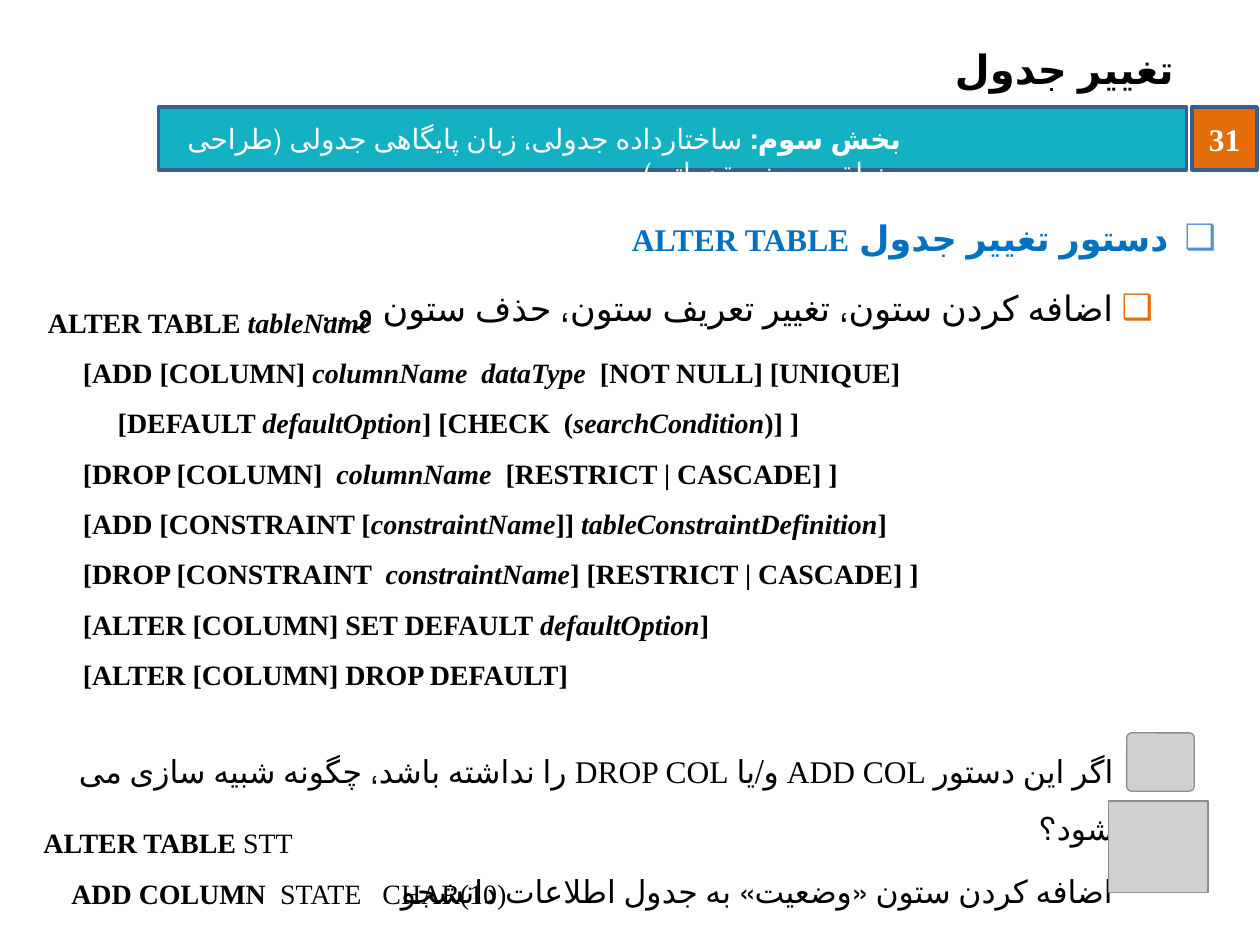
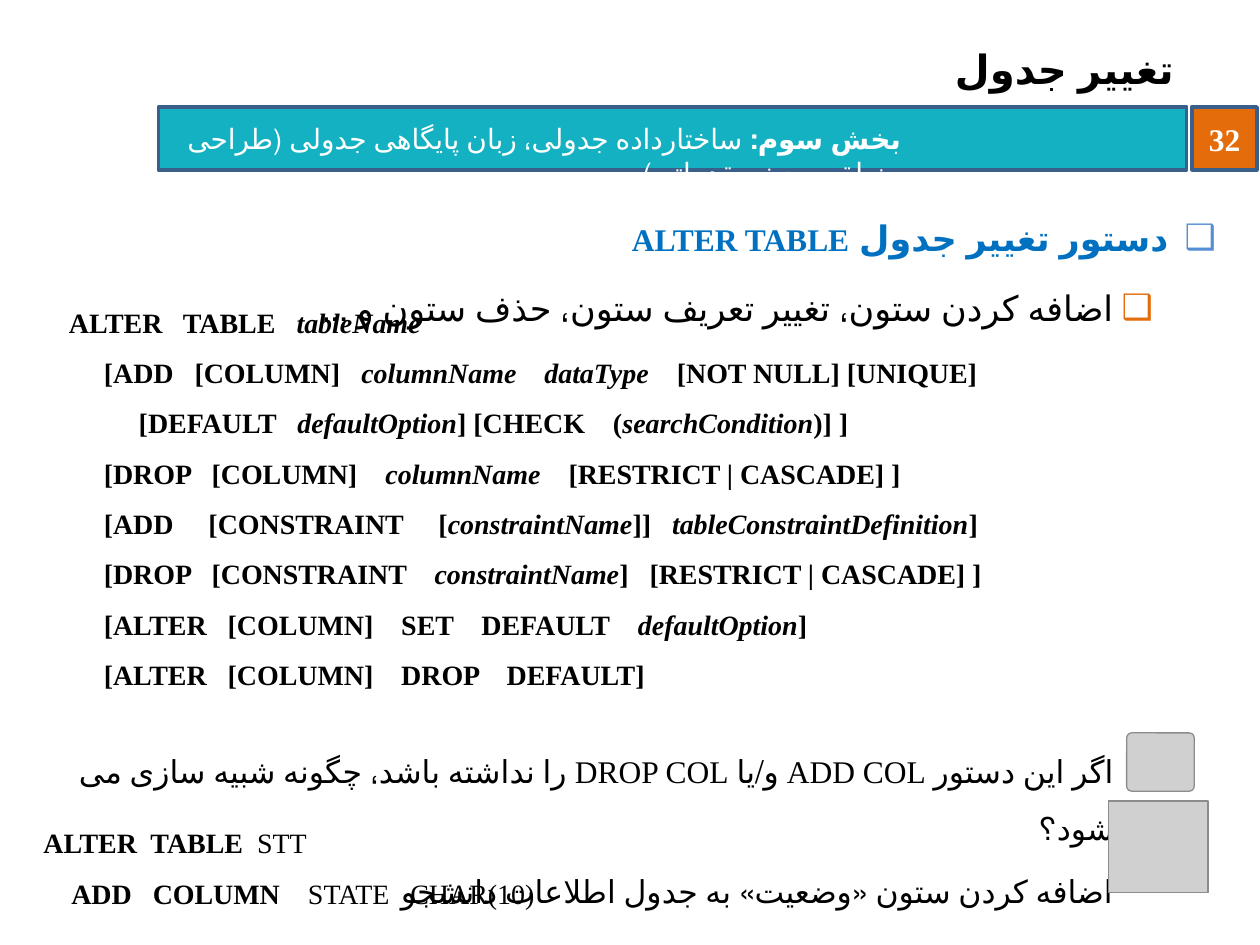
Before and after one commit to behnamhatami/DB-Slides, a slide deck: slide 32 of 3-DB-LogicalDesign.pptx (slide 31 before the commit). Drawn at 1260x945 pixels with LibreOffice and Linux fonts; fonts in the diff are those of the drawing; grey boxes stand for pictures; background and template pictures are left out. Boxes give left, top, right and bottom in pixels: in the first picture for what was removed or moved away, otherwise in the second. Text is boxed around its words. In the diff, an @@ line names an element or a change of style, - is before the commit and + after.

```diff
--- a/3-DB-LogicalDesign.pptx
+++ b/3-DB-LogicalDesign.pptx
@@ page number at (1209, 130, 1240, 152): text changed @@
-31
+32
@@ text "ALTER TABLE tableName" rewrapped from (48, 311, 902, 689) to (69, 311, 978, 689) @@
@@ text "ALTER TABLE STT" rewrapped from (43, 834, 506, 909) to (43, 834, 534, 909) @@
```
Also in this commit, not shown: 25 other slides changed, 2 slides added.
